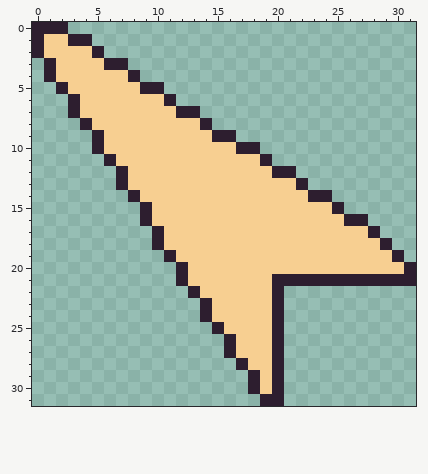
Edited in one commit: pixel-art sprite (android/assets/images/excluded/cursor.png). The picture above was drawn from the file before the commit.
The file is 32x32 pixels.
The same view after the edit:
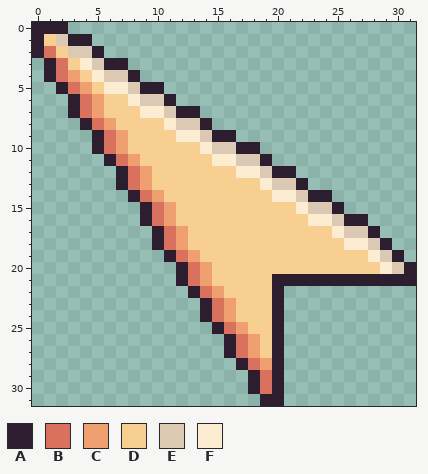
Palette (. is transparent): A #2d1e2f  B #d8725e  C #f09f71  D #f7cf91  E #dbc9b4  F #fcecd1
From the commit log: revised mouse cursor
The edit:
@@ x 0..31 @@
  0 AAA.............................
- 1 ADDAA...........................
- 2 ADDDDA..........................
- 3 .ADDDDAA........................
- 4 .ADDDDDDA.......................
- 5 ..ADDDDDDAA.....................
- 6 ...ADDDDDDDA....................
- 7 ...ADDDDDDDDAA..................
- 8 ....ADDDDDDDDDA.................
- 9 .....ADDDDDDDDDAA...............
-10 .....ADDDDDDDDDDDAA.............
-11 ......ADDDDDDDDDDDDA............
-12 .......ADDDDDDDDDDDDAA..........
-13 .......ADDDDDDDDDDDDDDA.........
-14 ........ADDDDDDDDDDDDDDAA.......
-15 .........ADDDDDDDDDDDDDDDA......
-16 .........ADDDDDDDDDDDDDDDDAA....
-17 ..........ADDDDDDDDDDDDDDDDDA...
-18 ..........ADDDDDDDDDDDDDDDDDDA..
-19 ...........ADDDDDDDDDDDDDDDDDDA.
-20 ............ADDDDDDDDDDDDDDDDDDA
-21 ............ADDDDDDDAAAAAAAAAAAA
-22 .............ADDDDDDA...........
-23 ..............ADDDDDA...........
-24 ..............ADDDDDA...........
-25 ...............ADDDDA...........
-26 ................ADDDA...........
-27 ................ADDDA...........
-28 .................ADDA...........
-29 ..................ADA...........
-30 ..................ADA...........
+ 1 ADEAA...........................
+ 2 ABDEEA..........................
+ 3 .ABDFEAA........................
+ 4 .ABCDFEEA.......................
+ 5 ..ABCDFFEAA.....................
+ 6 ...ABCDDFEEA....................
+ 7 ...ABCDDDFFEAA..................
+ 8 ....ABCDDDDFEEA.................
+ 9 .....ABCDDDDFFEAA...............
+10 .....ABCDDDDDDFEEAA.............
+11 ......ABCDDDDDDFFEEA............
+12 .......ABCDDDDDDDFFEAA..........
+13 .......ABCDDDDDDDDDFEEA.........
+14 ........ABCDDDDDDDDDFFEAA.......
+15 .........ABCDDDDDDDDDDFEEA......
+16 .........ABCDDDDDDDDDDDFFEAA....
+17 ..........ABCDDDDDDDDDDDDFEEA...
+18 ..........ABCDDDDDDDDDDDDDFFEA..
+19 ...........ABCDDDDDDDDDDDDDDFEA.
+20 ............ABCDDDDDDDDDDDDDDFEA
+21 ............ABCDDDDDAAAAAAAAAAAA
+22 .............ABCDDDDA...........
+23 ..............ABCDDDA...........
+24 ..............ABCDDDA...........
+25 ...............ABCDDA...........
+26 ................ABCDA...........
+27 ................ABCDA...........
+28 .................ABCA...........
+29 ..................ABA...........
+30 ..................ABA...........
 31 ...................AA...........
Pixel boxes of the changes (left, top, right, bottom) in both pictures:
changed: (44, 34, 404, 394)
